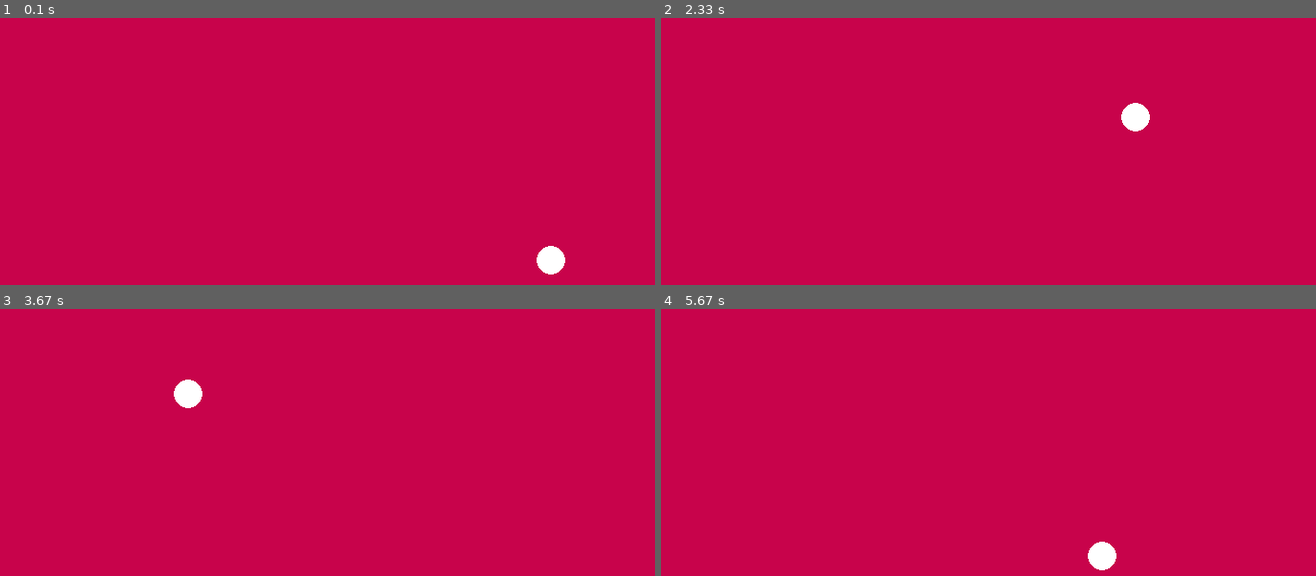
Above: before the commit, frames 1-4 (two rows, left to right).
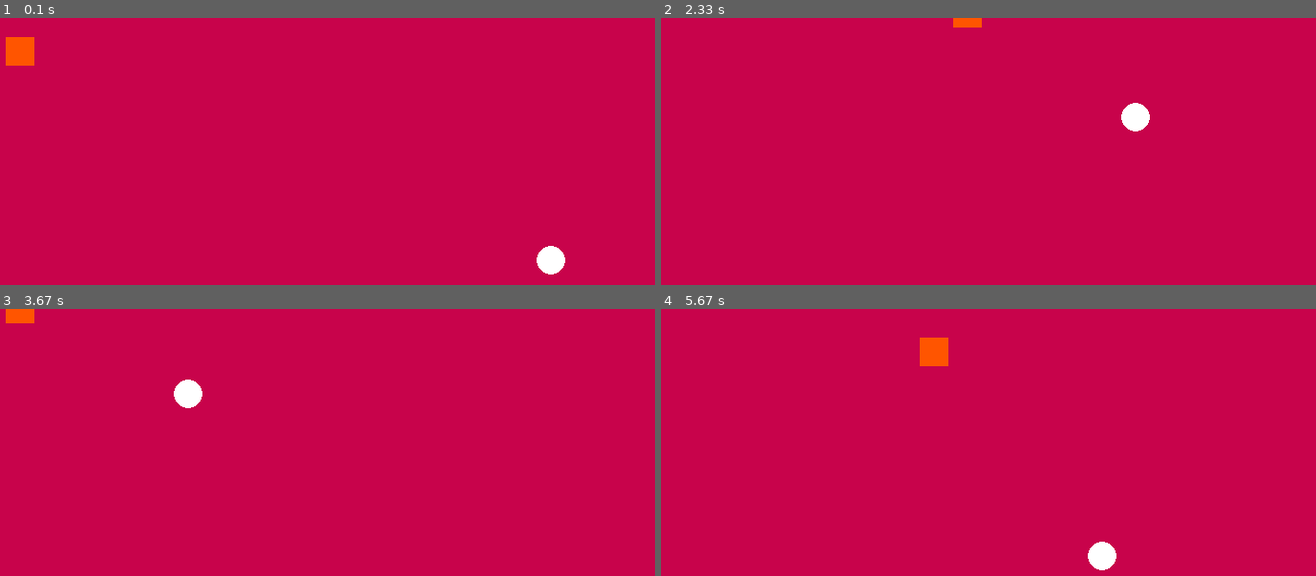
Above: after the commit, the same moments.

Repository: Julian44446932/Block-E-Game-Design
Game: pygame game, started from CircleEatsSquare.py
The game is run twice, just before and just after one commit, with the same random seed, the same clock (stepped at 60 frames per second) and the same inputs.
Inputs:
- Up to frame 1 (0.1 s): no input
- Up to frame 2 (2.33 s): tap Space at 0.33, 0.73, 1.03, 1.23, 1.57, 1.87, 2.07 s; hold D 0.67-1.13 s; hold Right 0.67-1.13 s; hold W 1.17-1.47 s; hold Up 1.17-1.47 s; hold D 1.5-1.97 s; hold Right 1.5-1.97 s; hold A from 2 s (still down); hold Left from 2 s (still down)
- Up to frame 3 (3.67 s): tap Space at 2.37, 2.63, 2.97, 3.27, 3.4 s; release A at 2.53 s; release Left at 2.53 s; hold S 2.57-2.87 s; hold Down 2.57-2.87 s; hold A 2.9-3.3 s; hold Left 2.9-3.3 s; hold W from 3.33 s (still down); hold Up from 3.33 s (still down)
- Up to frame 4 (5.67 s): release W at 3.7 s; release Up at 3.7 s; hold D 3.73-4.37 s; hold Right 3.73-4.37 s; tap Space at 3.8, 4.1, 4.47, 4.87, 5.17, 5.37 s; hold S 4.4-4.77 s; hold Down 4.4-4.77 s; hold A 4.8-5.27 s; hold Left 4.8-5.27 s; hold D from 5.3 s (still down); hold Right from 5.3 s (still down)

The runs differ from the first frame. In frame 1, 0.5% of the frame differs, in the area x 0-6%, y 7-18%; in frame 2, 0.2%; in frame 3, 0.2%; in frame 4, 0.5%.

Commit message:
3/21 class

Diff:
--- a/CircleEatsSquare.py
+++ b/CircleEatsSquare.py
@@ -42,10 +42,27 @@
 pygame.display.set_caption('cirlce eats square')
 #define colors
 colors= {'white':[255,255,255],'red':[255,0,0],'blueish':[102, 153, 255], 'orange':[255, 85, 0], 'purple': [48, 25, 52], 'navy': [5,31,64], 'pink':[200, 3, 75]}
+background = colors.get('pink')
+randColor=''
+cr_color = colors.get('white')
+def changeColor():
+    global randColor
+    colorCheck=True
+    while colorCheck:
+        randColor=random.choice(list(colors))
+        if randColor==background:
+            print(randColor)
+            print(background)
+            randColor=random.choice(list(colors))
+        else:
+            colorCheck=False
+    #Get colors
+changeColor()
+sq_color = colors.get(randColor)
 
-background = colors.get('pink')
-sq_color = colors.get('navy')
-cr_color = colors.get('white')
+
+
+
 MAX=10
 jumpCount=MAX
 JUMP=False
@@ -65,10 +82,17 @@
     if not JUMP:
         if keys[pygame.K_w] and square.y >= move:
             square.y -= move
-        if keys[pygame.K_s] and square.y < HEIGHT - (hbox+move):
+        if keys[pygame.K_s] and square.y < HEIGHT - hbox:
             square.y += move
-            if keys[pygame.K_SPACE]:
-                JUMP=True
+        if keys[pygame.K_SPACE]:
+            JUMP=True
+    else:
+        if jumpCount>=-MAX:
+            square.y -= jumpCount*abs(jumpCount)/2
+            jumpCount-=1
+        else:
+            jumpCount=MAX
+            JUMP=False
     #finished circle
     if keys[pygame.K_LEFT] and xc >=(radius+move):
            xc -= move
@@ -82,14 +106,13 @@
     if checkCollide:
         square.x = random.randint(wbox, WIDTH-radius)
         square.y = random.randint(hbox, HEIGHT-radius)
+        changeColor()
         radius+=move
-    else:
-        if jumpCount>=-MAX:
-            square.y -= jumpCount*abs(jumpCount)/2
-            jumpCount-=1
-        else:
-            jumpCount=MAX
-            JUMP=False
+    if radius > 200:
+        quit()
+
+
+
 
 
 
--- /dev/null
+++ b/LearningFonts.py
@@ -0,0 +1,17 @@
+import pygame, time
+pygame.init()
+wind=pygame.display.set_mode((700,700))
+pygame.display.set_caption("testing")
+#creat different type
+
+TITLE_FNT=pygame.font.SysFont('comicsans', 80)
+MENU_FNT=pygame.font.SysFont('comicsans', 40)
+INST_FNT=pygame.font.SysFont('comicsans', 25)
+text=TITLE_FNT.render('Joe Shiesty', 1, (255,0,0))
+wind.fill((255,255,255))
+wind.blit(text,(50,50))
+text=INST_FNT.render("Write yr instrutins", 1, (0,255,0))
+wind.blit(text,(220,220))
+pygame.display.update()
+
+pygame.time.delay(1000)
